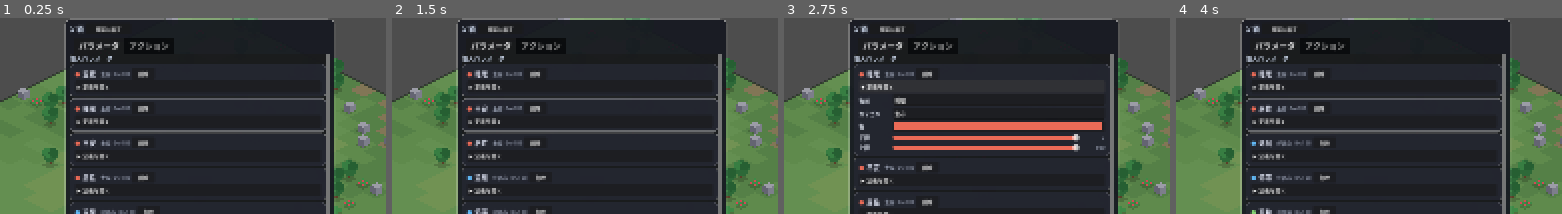
Above: before the commit, frames 1-4 (left to right).
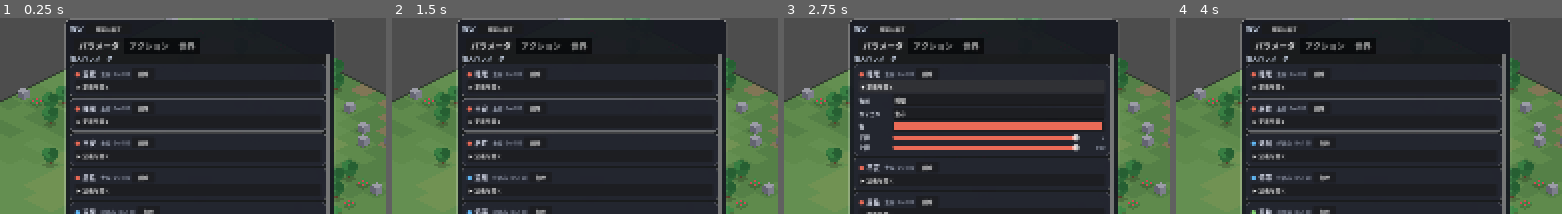
Above: after the commit, the same moments.

Repository: asterisk-cn/world-simulator
Game: Godot game, scene res://scenes/main.tscn
Same seed, same stepped clock (60 frames per second), same inputs: the game is played once before the commit and once after it.
Inputs:
- Up to frame 1 (0.25 s): no input
- Up to frame 2 (1.5 s): click "既定に戻す" at 0.5 s; click "削除" at 1.25 s
- Up to frame 3 (2.75 s): click "▶ 定義を開く" at 2 s
- Up to frame 4 (4 s): click "▼ 定義を開く" at 2.75 s; click "削除" at 3.5 s
The pictures show only the part of the screen within x 24-74%, y 6-56%; the shares and areas given below are measured in that part.

The runs differ from the first frame. In frame 1, 0.2% of the frame differs, in the area x 18-51%, y 4-17%; in frame 2, 0.2%; in frame 3, 0.2%; in frame 4, 0.2%.

Commit message:
世界のルールを設定パネルに移す
インスペクタの未選択時に出していた物理・時間のスライダーを、
設定パネルの「世界」タブへ移動。他の定義と同じく開始前だけ編集でき、
開始後は値の一覧表示になる。

- rules_panel: パラメータ / アクション / 世界 の3タブ、見出しを「定義」→「設定」
- inspector: 未選択時は「村人を選ぶ」だけを出す
- 既定に戻すは Schema と SimConfig の両方を戻す

Co-Authored-By: Claude Opus 5 <noreply@anthropic.com>

Diff:
--- a/scripts/ui/hud.gd
+++ b/scripts/ui/hud.gd
@@ -88,7 +88,7 @@
 	board_btn.custom_minimum_size = Vector2(60, 24)
 	var mat_btn := UIKit.button(row, "関係マトリクス", _toggle_matrix)
 	mat_btn.custom_minimum_size = Vector2(96, 24)
-	var rules_btn := UIKit.button(row, "定義", _toggle_rules)
+	var rules_btn := UIKit.button(row, "設定", _toggle_rules)
 	rules_btn.custom_minimum_size = Vector2(48, 24)
 	var dbg_btn := UIKit.button(row, "デバッグ", _toggle_debug)
 	dbg_btn.custom_minimum_size = Vector2(66, 24)
--- a/scripts/ui/inspector.gd
+++ b/scripts/ui/inspector.gd
@@ -78,7 +78,7 @@
 		c.queue_free()
 
 	if subject == null or not is_instance_valid(subject):
-		_build_world_rules()
+		_build_placeholder()
 		return
 
 	_known_count = subject.pairs.size()
@@ -214,39 +214,6 @@
 
 # ---------------------------------------------------------------------------
 
-func _get_global(key: String) -> float:
-	return SimConfig.p(key)
-
-
-func _set_global(x: float, key: String) -> void:
-	SimConfig.set_param(key, x)
-
-
-func _reset_globals() -> void:
-	SimConfig.reset_params()
-	rebuild()
-
-
-func _build_world_rules() -> void:
-	_body.add_child(UIKit.label("世界のルール", 17, Color(0.80, 0.85, 0.95)))
-	UIKit.wrapped(_body, "村人をクリックすると個体を編集できる。", 11)
-	UIKit.section(_body, "物理と時間")
-	for k in SimConfig.PARAM_DEF:
-		var key := String(k)
-		var d: Array = SimConfig.PARAM_DEF[key]
-		_live_slider(_body, "g:" + key, String(d[3]),
-			_get_global.bind(key), _set_global.bind(key),
-			float(d[1]), float(d[2]), _step_for(float(d[1]), float(d[2])),
-			Color(0.55, 0.75, 0.95), 148)
-	UIKit.spacer(_body, 6)
-	UIKit.button(_body, "既定値に戻す", _reset_globals)
-	UIKit.spacer(_body, 14)
-
-
-func _step_for(vmin: float, vmax: float) -> float:
-	var span := vmax - vmin
-	if span <= 2.0:
-		return 0.01
-	if span <= 20.0:
-		return 0.1
-	return 1.0
+func _build_placeholder() -> void:
+	_body.add_child(UIKit.label("村人を選ぶ", 15, Color(0.80, 0.85, 0.95)))
+	UIKit.wrapped(_body, "クリックするとその村人の内側が出る。", 11)
--- a/scripts/ui/rules_panel.gd
+++ b/scripts/ui/rules_panel.gd
@@ -1,5 +1,5 @@
 extends PanelContainer
-## 定義エディタ。この世界にどんなパラメータとアクションが存在するかを神が決める。
+## 設定。この世界に何が存在し、どんな物理で動くかを神が決める。
 ##
 ## 編集できるのは開始前だけ。始まったあとは同じ画面が閲覧専用になる。
 
@@ -11,6 +11,7 @@
 var _tabs: TabContainer
 var _param_box: VBoxContainer
 var _action_box: VBoxContainer
+var _world_box: VBoxContainer
 var _title: Label
 var _start_btn: Button
 var _reset_btn: Button
@@ -34,7 +35,7 @@
 
 	var head := HBoxContainer.new()
 	root.add_child(head)
-	_title = UIKit.label("定義", 14, Color(0.85, 0.9, 0.98))
+	_title = UIKit.label("設定", 14, Color(0.85, 0.9, 0.98))
 	head.add_child(_title)
 	_reset_btn = UIKit.button(head, "既定に戻す", _reset_all, 10)
 	_reset_btn.custom_minimum_size = Vector2(90, 22)
@@ -45,6 +46,7 @@
 
 	_param_box = _make_tab("パラメータ")
 	_action_box = _make_tab("アクション")
+	_world_box = _make_tab("世界")
 
 	_start_btn = UIKit.button(root, "この世界を始める", _on_start, 13)
 	_start_btn.custom_minimum_size = Vector2(0, 32)
@@ -53,15 +55,17 @@
 	Schema.actions_changed.connect(_rebuild_actions)
 	_rebuild_params()
 	_rebuild_actions()
+	_rebuild_world()
 
 
 func set_editable(on: bool) -> void:
 	editable = on
-	_title.text = "定義" if on else "定義（開始後は変更できない）"
+	_title.text = "設定" if on else "設定（開始後は変更できない）"
 	_start_btn.visible = on
 	_reset_btn.visible = on
 	_rebuild_params()
 	_rebuild_actions()
+	_rebuild_world()
 
 
 func _on_start() -> void:
@@ -82,6 +86,8 @@
 
 func _reset_all() -> void:
 	Schema.reset_all()
+	SimConfig.reset_params()
+	_rebuild_world()
 
 
 func _clear(box: VBoxContainer) -> void:
@@ -252,3 +258,44 @@
 
 func _set_enabled(on: bool, act: Dictionary) -> void:
 	act["enabled"] = on
+
+
+# ---------------------------------------------------------------------------
+# 世界（物理と時間）
+# ---------------------------------------------------------------------------
+
+func _rebuild_world() -> void:
+	if _world_box == null:
+		return
+	_clear(_world_box)
+
+	for k in SimConfig.PARAM_DEF:
+		var key := String(k)
+		var d: Array = SimConfig.PARAM_DEF[key]
+		if editable:
+			UIKit.slider_row(_world_box, String(d[3]), SimConfig.p(key),
+				float(d[1]), float(d[2]), _step_for(float(d[1]), float(d[2])),
+				_set_world.bind(key), Color(0.55, 0.75, 0.95), 150)
+		else:
+			var row := HBoxContainer.new()
+			_world_box.add_child(row)
+			var nm := UIKit.label(String(d[3]), 11, UIKit.TEXT)
+			nm.custom_minimum_size = Vector2(150, 0)
+			row.add_child(nm)
+			row.add_child(UIKit.label(UIKit._fmt(SimConfig.p(key),
+				_step_for(float(d[1]), float(d[2]))), 11, UIKit.TEXT_DIM))
+
+	UIKit.spacer(_world_box, 10)
+
+
+func _set_world(x: float, key: String) -> void:
+	SimConfig.set_param(key, x)
+
+
+func _step_for(vmin: float, vmax: float) -> float:
+	var span := vmax - vmin
+	if span <= 2.0:
+		return 0.01
+	if span <= 20.0:
+		return 0.1
+	return 1.0
Not shown, changed: DESIGN.md
Not shown, changed: README.md
